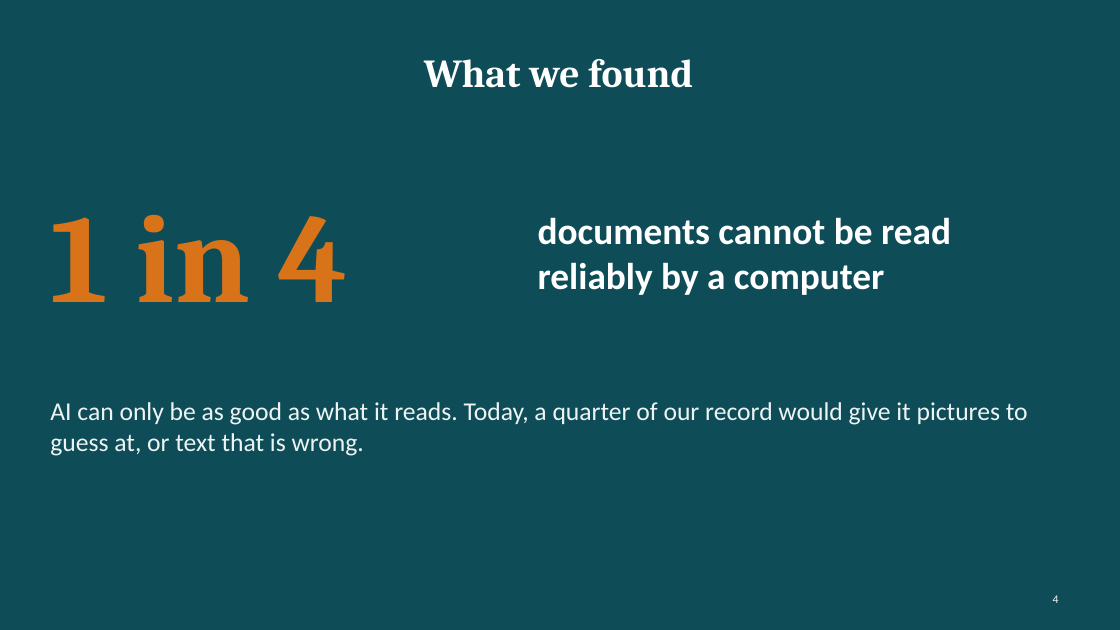
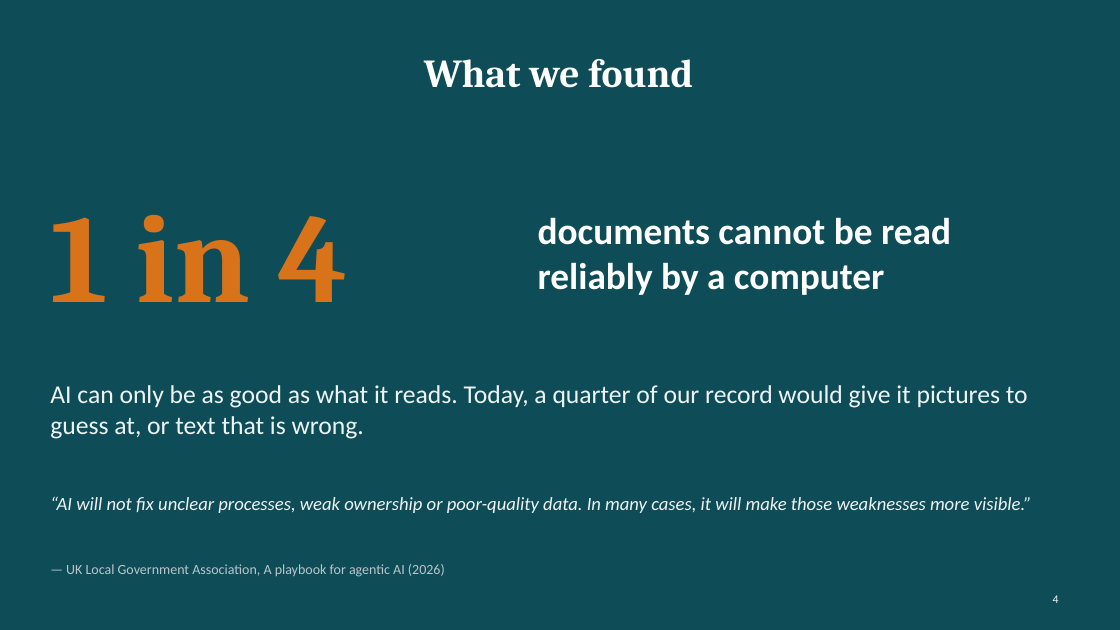
Before and after one commit to jasonvriends/cer-regdocs5, a slide deck: slide 4 of docs/ceo-deck/Getting our filings ready for AI.pptx. Drawn at 1120x630 pixels with LibreOffice and Linux fonts; fonts in the diff are those of the drawing. Boxes give left, top, right and bottom in pixels: in the first picture for what was removed or moved away, otherwise in the second. Text is boxed around its words. In the diff, an @@ line names an element or a change of style, - is before the commit and + after.

Commit message:
docs: executive deck - start small, scale with care (UK LGA agentic AI playbook)
A new slide from the LGA's playbook (9 Oct 2026): three tiers of risk
(personal, team, organisation) with governance to match, and managing AI
like a new employee (a job description, a trial period, performance
reviews, a way to switch it off), training at every level. The finding
slide quotes it: AI will not fix unclear processes, weak ownership or
poor-quality data; it makes those weaknesses more visible. 13 slides.

```diff
--- a/docs/ceo-deck/Getting our filings ready for AI.pptx
+++ b/docs/ceo-deck/Getting our filings ready for AI.pptx
@@ text "AI can only be as ...": place and size @@
-text "AI can only be as ..." at (50,402,1028,456)
+text "AI can only be as ..." at (50,385,1028,439)
@@ text added at (50,496,1032,513), 16 pt, text #EEF3F4, italic @@
+“AI will not fix unclear processes, weak ownership or poor-quality data. In many cases, it will make those weaknesses more visible.”
@@ text added at (66,564,445,577), 12 pt, text #B8C6CC @@
+— UK Local Government Association, A playbook for agentic AI (2026)
```
Also in this commit, not shown: 1 slide added, 1 other file.
